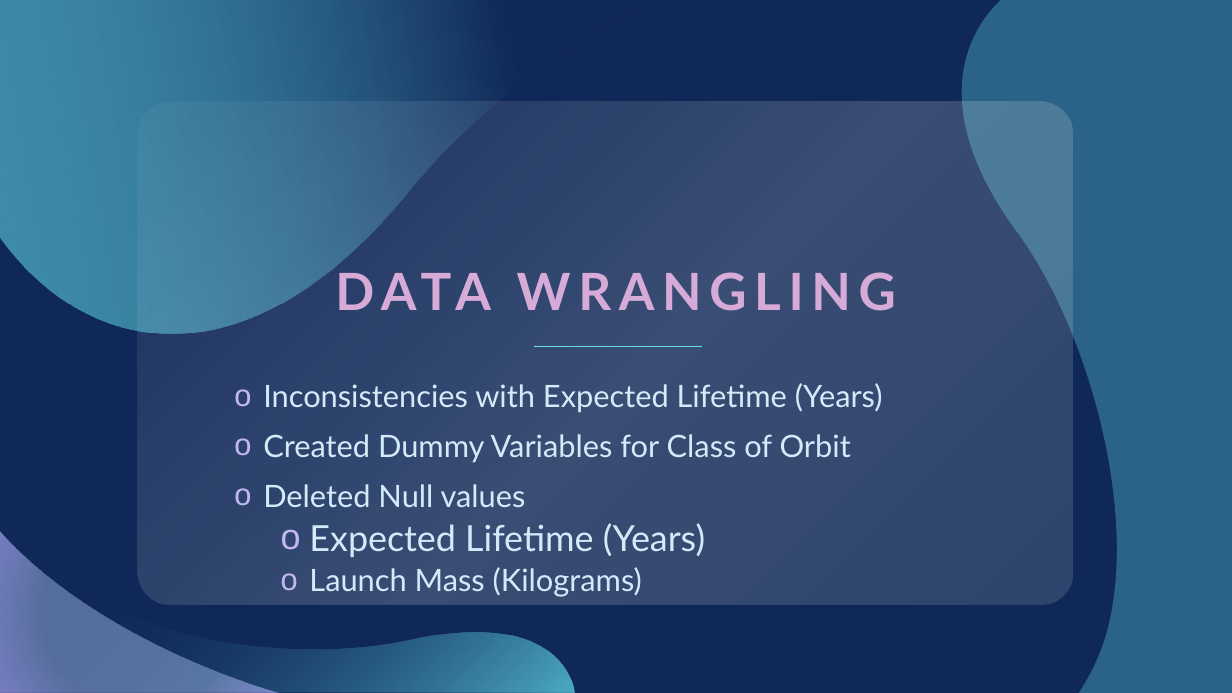
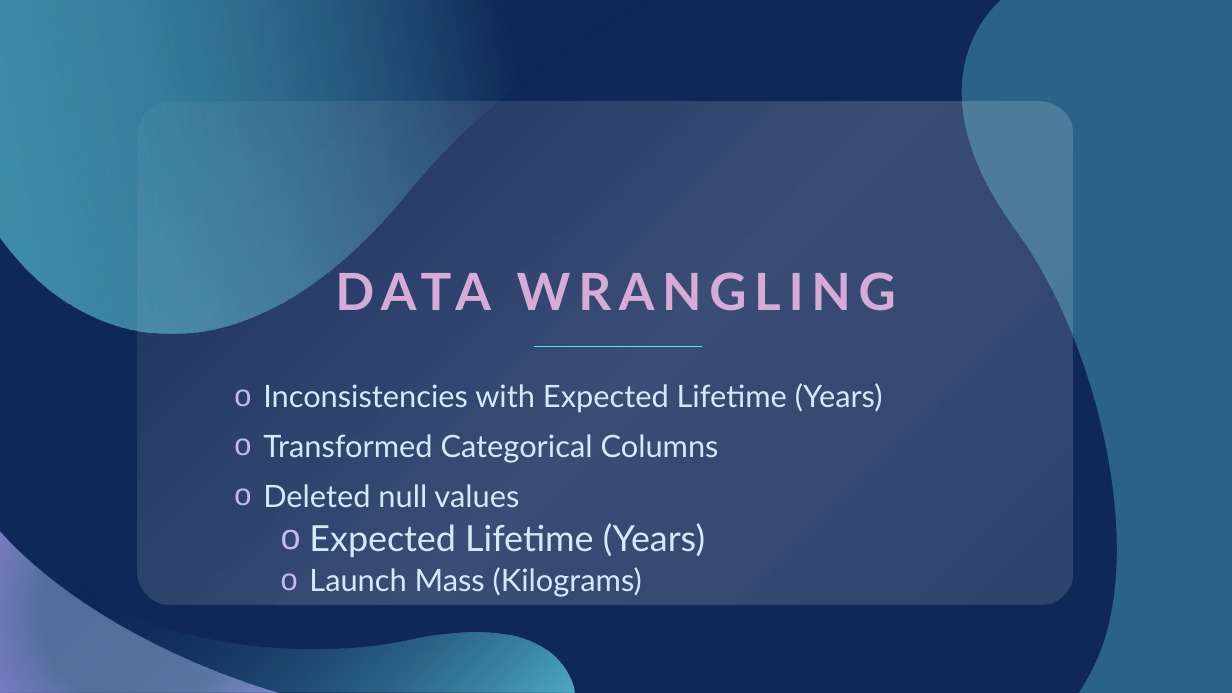
Before and after one commit to joshlynj/active_satellites, a slide deck: slide 5 of ppt/SATELLITE LIFE EXPECTANCY.pptx. Drawn at 1232x693 pixels with LibreOffice and Linux fonts; fonts in the diff are those of the drawing. Boxes give left, top, right and bottom in pixels: in the first picture for what was removed or moved away, otherwise in the second. Text is boxed around its words. In the diff, an @@ line names an element or a change of style, - is before the commit and + after.

```diff
--- a/ppt/SATELLITE LIFE EXPECTANCY.pptx
+++ b/ppt/SATELLITE LIFE EXPECTANCY.pptx
@@ subtitle at [263,434,719,507]: text changed @@
-o Created Dummy Variables for Class of Orbit
-o Deleted Null values
+o Transformed Categorical Columns
+o Deleted null values
```
Also in this commit, not shown: 4 other slides changed, 1 slide added.
